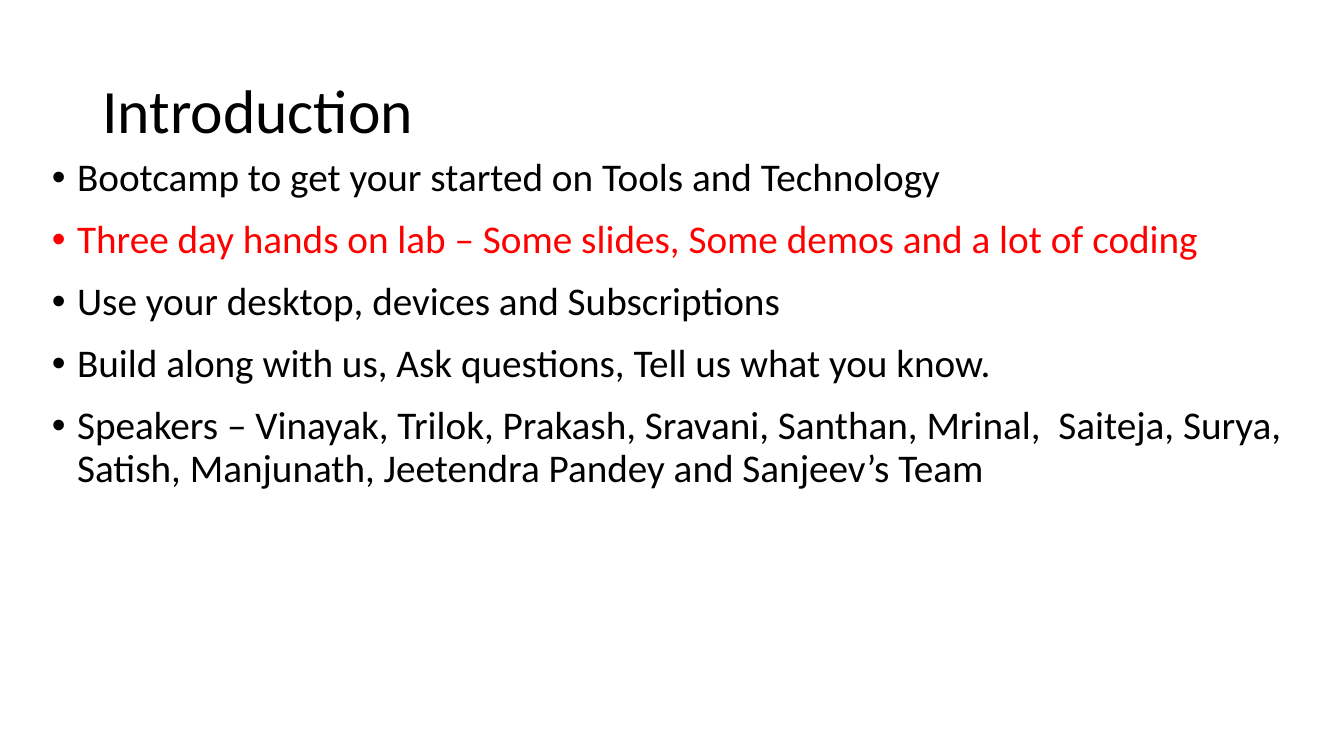
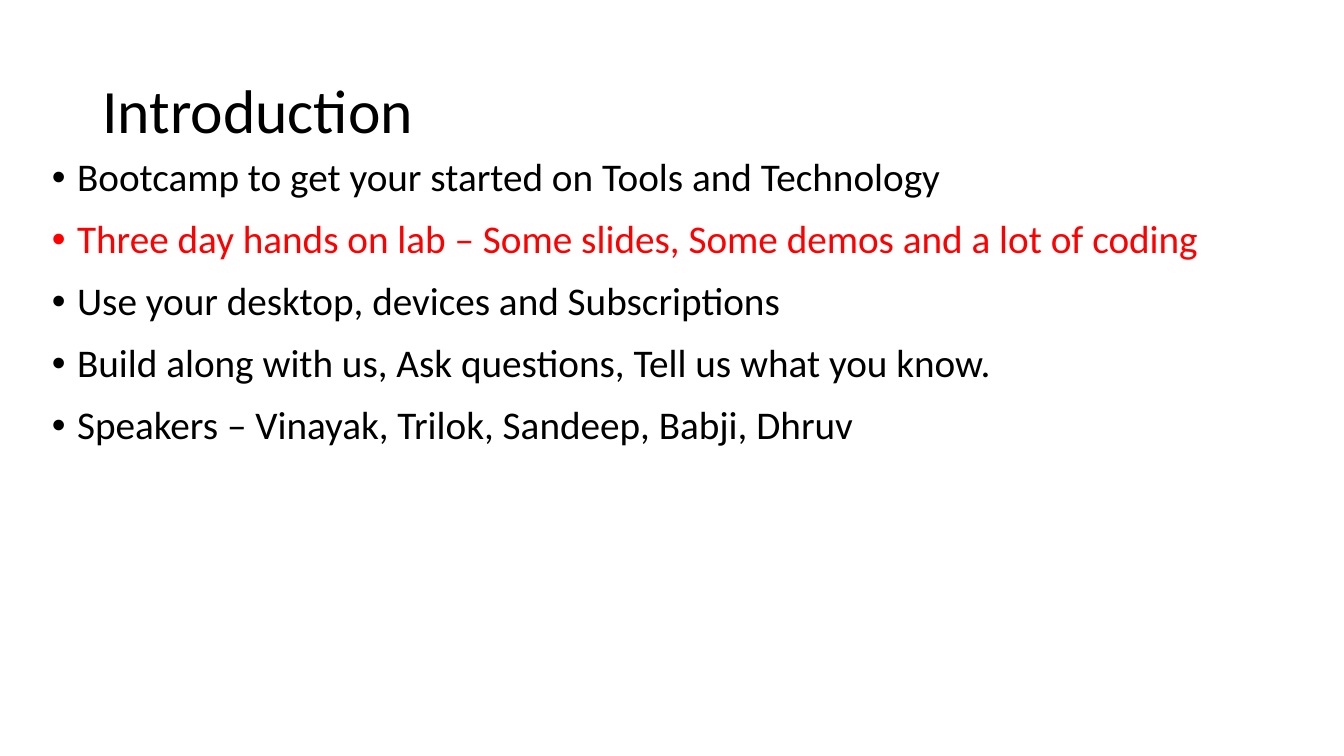
Before and after one commit to byteridge/GarageInternship2021, a slide deck: slide 4 of 1.Introduction.pptx. Drawn at 1344x756 pixels with LibreOffice and Linux fonts; fonts in the diff are those of the drawing. Boxes give left, top, right and bottom in pixels: in the first picture for what was removed or moved away, otherwise in the second. Text is boxed around its words. In the diff, an @@ line names an element or a change of style, - is before the commit and + after.

Commit message:
Changes on the Intro Slide

```diff
--- a/1.Introduction.pptx
+++ b/1.Introduction.pptx
@@ text at (x1=77, y1=411, x2=853, y2=446): text changed @@
-• Speakers – Vinayak, Trilok, Prakash, Sravani, Santhan, Mrinal, Saiteja, Surya, Satish, Manjunath, Jeetendra Pandey and Sanjeev’s Team
+• Speakers – Vinayak, Trilok, Sandeep, Babji, Dhruv
```
Also in this commit, not shown: 6 other slides changed.
